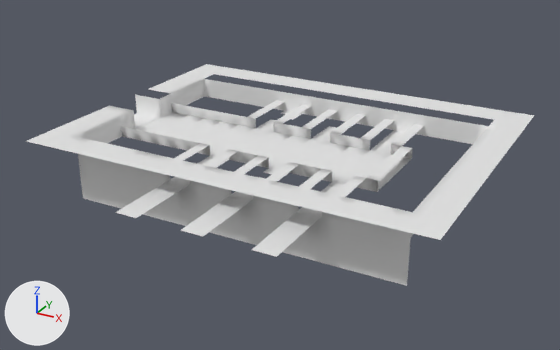
A saved change to the OBJ model Ods217/Assets/Level_Data/lvl_DerelictShip/Meshes/lvl_shipEntrance.obj.
Rendered twice from a 50 mm lens placed at (25.4, -55.3, 26.2), pointed at (-5.4, 0.7, -1.7). Arrows for +X, +Y and +Z are at lower left; the lights stay in place. Where no turn or scale is listed for an object, it has been applied to the vertices. Vertices at the same position are counted once.
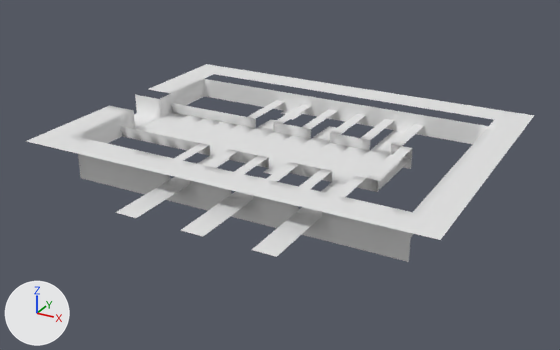
Where the change shows, as pixel boxes [x1, y1, x2, y2] in the pictures (560 x 350 px):
'Default', reshaped (11% shorter)
    before: [27, 64, 535, 286]
    after: [27, 64, 535, 262]
part 1 of me_default, added
    after: [404, 159, 412, 169]
part 2 of me_default, cut back
    before: [78, 158, 411, 286]
    after: [78, 158, 411, 262]

Patch to the scene script:
```diff
--- a/Ods217/Assets/Level_Data/lvl_DerelictShip/Meshes/lvl_shipEntrance.obj.py
+++ b/Ods217/Assets/Level_Data/lvl_DerelictShip/Meshes/lvl_shipEntrance.obj.py
@@ me_default @@
 # used by ob_default; location = (0.0, 0.0, 0.0)
-me_default.from_pydata(...)  # 1199 vertices, 1680 faces; spans x -24.0..13.0, y -15.0..17.0, z -4.0..2.0
+me_default.from_pydata(...)  # 1194 vertices, 1670 faces; spans x -24.0..13.0, y -15.0..17.0, z -2.0..2.0
+# me_default part 1
+# 27 new vertices lie (0.0, 0.0, -1.0) away from vertices in x -21.0..5.0, y 6.0, z 0.0
+# 52 new faces join them
+# me_default part 2
+# 64 vertices are removed from x -21.0..10.0, y -8.0, z -4.0..-3.0
+# 124 faces are deleted
+# 32 new vertices lie (0.0, 0.0, -2.0) away from vertices in x -21.0..10.0, y -8.0, z 0.0
+# 62 new faces join them
```
